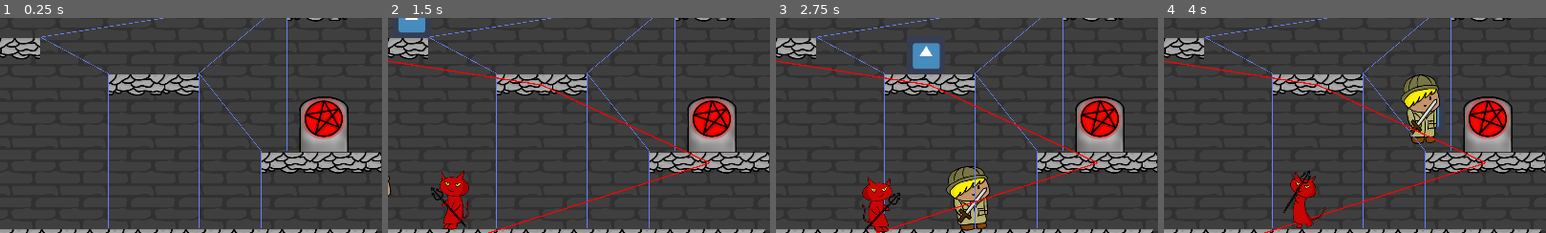
Above: before the commit, frames 1-4 (left to right).
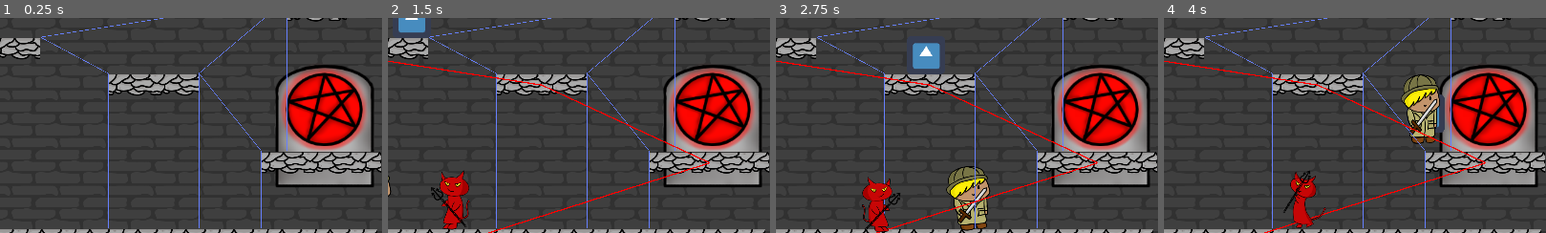
Above: after the commit, the same moments.

Repository: CiaranWoodward/LD48
Game: Godot game, scene res://Levels/TestLevel.tscn
The game is run twice, just before and just after one commit, with the same random seed, the same clock (stepped at 60 frames per second) and the same inputs. The engine's default icon, where the game draws it, is replaced by a stand-in: a white triangle on a blue panel in a dark square.
Inputs (mouse positions are % of the whole screen's width and height, from its top left):
- Up to frame 1 (0.25 s): no input
- Up to frame 2 (1.5 s): move the mouse to (72, 45) at 0.52 s; press the mouse at (72, 45) at 0.53 s; hold D (player_right) 0.53-1.28 s; tap W (player_jump) at 0.77 s; move the mouse to (30, 55) at 1.27 s; release the mouse at (30, 55) at 1.28 s; hold Left (player_left) from 1.28 s (still down); right-click (30, 55) at 1.35 s
- Up to frame 3 (2.75 s): tap W (player_jump) at 1.52 s; move the mouse to (60, 28) at 2.02 s; release Left (player_left) at 2.03 s; press the mouse at (60, 28) at 2.03 s; hold D (player_right) from 2.03 s (still down)
- Up to frame 4 (4 s): move the mouse to (45, 70) at 2.77 s; release the mouse at (45, 70) at 2.78 s; right-click (45, 70) at 2.85 s; tap W (player_jump) at 3.02, 3.77 s; move the mouse to (80, 65) at 3.52 s; release D (player_right) at 3.53 s; press the mouse at (80, 65) at 3.53 s; hold Left (player_left) from 3.53 s (still down)
The pictures show only the part of the screen within x 30-80%, y 27-77%; the shares and areas given below are measured in that part.

The runs differ from the first frame. In frame 1, 11% of the frame differs, in the area x 72-98%, y 21-79%; in frame 2, 11%; in frame 3, 11%; in frame 4, 11%.

Commit message:
started level design

Diff:
--- a/Demon/Demon.tscn
+++ b/Demon/Demon.tscn
@@ -745,6 +745,7 @@
 z_index = 1
 collision_layer = 2
 script = ExtResource( 19 )
+grapple_length = 600
 
 [node name="Flipper" type="Node2D" parent="."]
 
--- a/Graphics/Scenery/Shrine/Shrine.tscn
+++ b/Graphics/Scenery/Shrine/Shrine.tscn
@@ -48,7 +48,6 @@
 [node name="Shrine" type="Node2D"]
 
 [node name="Shrine" type="Sprite" parent="."]
-scale = Vector2( 0.5, 0.5 )
 
 [node name="Back" type="Sprite" parent="Shrine"]
 texture = ExtResource( 2 )
--- a/LevelElements/SimplePlatform.tscn
+++ b/LevelElements/SimplePlatform.tscn
@@ -4,7 +4,7 @@
 [ext_resource path="res://LevelElements/SimplePlatform.gd" type="Script" id=2]
 
 [sub_resource type="RectangleShape2D" id=1]
-extents = Vector2( 100, 18.5 )
+extents = Vector2( 400, 18.5 )
 
 [node name="SimplePlatform" type="Node2D"]
 script = ExtResource( 2 )
--- /dev/null
+++ b/LevelElements/Walls.gd
@@ -0,0 +1,15 @@
+tool
+extends StaticBody2D
+
+export var length = 200.0 setget set_length
+
+func _ready():
+	var xlen = $CollisionShape2D.shape.extents.x
+	$CollisionShape2D.shape = RectangleShape2D.new()
+	set_length(length)
+	$CollisionShape2D.shape.extents.x = xlen
+
+func set_length(newlen):
+	length = newlen
+	$Walls.region_rect.size.x = newlen/$Walls.scale.x
+	$CollisionShape2D.shape.extents.y = newlen / 2
--- /dev/null
+++ b/LevelElements/Walls.tscn
@@ -0,0 +1,22 @@
+[gd_scene load_steps=4 format=2]
+
+[ext_resource path="res://Graphics/Scenery/Platform0000.png" type="Texture" id=1]
+[ext_resource path="res://LevelElements/Walls.gd" type="Script" id=2]
+
+[sub_resource type="RectangleShape2D" id=1]
+extents = Vector2( 17.25, 240 )
+
+[node name="Walls" type="StaticBody2D"]
+script = ExtResource( 2 )
+
+[node name="Walls" type="Sprite" parent="."]
+position = Vector2( -20, 0 )
+rotation = 1.5708
+scale = Vector2( 0.5, 0.5 )
+texture = ExtResource( 1 )
+region_enabled = true
+region_rect = Rect2( 0, 1, 400, 80 )
+
+[node name="CollisionShape2D" type="CollisionShape2D" parent="."]
+position = Vector2( -18, 0 )
+shape = SubResource( 1 )
--- /dev/null
+++ b/Levels/HUD.tscn
@@ -0,0 +1,10 @@
+[gd_scene format=2]
+
+[node name="HUD" type="CanvasLayer"]
+
+[node name="Control" type="Control" parent="."]
+anchor_right = 1.0
+anchor_bottom = 1.0
+__meta__ = {
+"_edit_use_anchors_": false
+}
--- /dev/null
+++ b/Levels/Level1.tscn
@@ -0,0 +1,236 @@
+[gd_scene load_steps=6 format=2]
+
+[ext_resource path="res://LevelElements/Walls.tscn" type="PackedScene" id=1]
+[ext_resource path="res://LevelElements/SimplePlatform.tscn" type="PackedScene" id=2]
+[ext_resource path="res://Demon/Demon.tscn" type="PackedScene" id=3]
+[ext_resource path="res://Graphics/Scenery/BackWall0000.png" type="Texture" id=4]
+[ext_resource path="res://Graphics/Scenery/Shrine/Shrine.tscn" type="PackedScene" id=5]
+
+[node name="Level1" type="Node2D"]
+position = Vector2( 169.079, 20.6362 )
+
+[node name="Sprite" type="Sprite" parent="."]
+position = Vector2( 1078.92, 979.364 )
+scale = Vector2( 0.5, 0.5 )
+texture = ExtResource( 4 )
+region_enabled = true
+region_rect = Rect2( 0, 0, 5000, 4000 )
+
+[node name="Walls" parent="." instance=ExtResource( 1 )]
+position = Vector2( 1048, 0 )
+rotation = 1.5708
+length = 3000.0
+
+[node name="Walls7" parent="." instance=ExtResource( 1 )]
+position = Vector2( 2114.39, 452.198 )
+rotation = -3.14159
+length = 400.0
+
+[node name="Walls6" parent="." instance=ExtResource( 1 )]
+position = Vector2( 1945.22, 282.464 )
+rotation = 1.5708
+length = 400.0
+
+[node name="Walls4" parent="." instance=ExtResource( 1 )]
+position = Vector2( -27.1201, 464.73 )
+length = 400.0
+
+[node name="Walls3" parent="." instance=ExtResource( 1 )]
+position = Vector2( 146.075, 293.966 )
+rotation = 1.5708
+length = 400.0
+
+[node name="Walls2" parent="." instance=ExtResource( 1 )]
+position = Vector2( 352, 248.326 )
+length = 90.0
+
+[node name="Walls5" parent="." instance=ExtResource( 1 )]
+position = Vector2( 1744, 237.101 )
+rotation = 3.14159
+length = 90.0
+
+[node name="SimplePlatform" parent="." instance=ExtResource( 2 )]
+position = Vector2( -48, 208.326 )
+width = 800.0
+
+[node name="SimplePlatform8" parent="." instance=ExtResource( 2 )]
+position = Vector2( 342.476, 656.948 )
+width = 800.0
+
+[node name="SimplePlatform9" parent="." instance=ExtResource( 2 )]
+position = Vector2( 1700.91, 656.948 )
+width = 900.0
+
+[node name="Walls8" parent="." instance=ExtResource( 1 )]
+position = Vector2( 2207.82, 1007.13 )
+rotation = -3.14159
+length = 600.0
+
+[node name="Walls23" parent="." instance=ExtResource( 1 )]
+position = Vector2( 2167.94, 1615.1 )
+rotation = -3.14159
+length = 300.0
+
+[node name="Walls9" parent="." instance=ExtResource( 1 )]
+position = Vector2( 1756.86, 731.4 )
+rotation = 1.5708
+length = 950.0
+
+[node name="Walls10" parent="." instance=ExtResource( 1 )]
+position = Vector2( 269.752, 900.792 )
+length = 400.0
+
+[node name="Walls18" parent="." instance=ExtResource( 1 )]
+position = Vector2( 1617.27, 1391.87 )
+rotation = -3.14159
+length = 90.0
+
+[node name="Walls20" parent="." instance=ExtResource( 1 )]
+position = Vector2( 1494.89, 1378.1 )
+rotation = 1.5708
+length = 300.0
+
+[node name="Walls11" parent="." instance=ExtResource( 1 )]
+position = Vector2( 492.679, 728.755 )
+rotation = 1.5708
+length = 500.0
+
+[node name="Walls15" parent="." instance=ExtResource( 1 )]
+position = Vector2( 540.518, 1193.08 )
+rotation = 1.5708
+length = 1000.0
+
+[node name="Walls21" parent="." instance=ExtResource( 1 )]
+position = Vector2( 1767.8, 1439.42 )
+rotation = 1.5708
+length = 300.0
+
+[node name="Walls22" parent="." instance=ExtResource( 1 )]
+position = Vector2( 2044.62, 1495.16 )
+rotation = 1.5708
+length = 300.0
+
+[node name="Walls12" parent="." instance=ExtResource( 1 )]
+position = Vector2( 742.921, 683.364 )
+length = 90.0
+
+[node name="Walls14" parent="." instance=ExtResource( 1 )]
+position = Vector2( 1040.91, 1132.77 )
+length = 120.0
+
+[node name="Walls13" parent="." instance=ExtResource( 1 )]
+position = Vector2( 1250.61, 686.074 )
+rotation = 3.14159
+length = 90.0
+
+[node name="Walls17" parent="." instance=ExtResource( 1 )]
+position = Vector2( 1338.54, 1333.13 )
+rotation = 3.14159
+length = 90.0
+
+[node name="Walls19" parent="." instance=ExtResource( 1 )]
+position = Vector2( 1893.02, 1449.91 )
+rotation = 3.14159
+length = 90.0
+
+[node name="Walls24" parent="." instance=ExtResource( 1 )]
+position = Vector2( 1926.85, 1735.54 )
+length = 90.0
+
+[node name="Walls25" parent="." instance=ExtResource( 1 )]
+position = Vector2( 1660.18, 1666.09 )
+length = 90.0
+
+[node name="SimplePlatform13" parent="." instance=ExtResource( 2 )]
+position = Vector2( 849.67, 1638.1 )
+width = 1620.0
+
+[node name="SimplePlatform10" parent="." instance=ExtResource( 2 )]
+position = Vector2( 640.8, 1090.59 )
+width = 800.0
+
+[node name="Walls16" parent="." instance=ExtResource( 1 )]
+position = Vector2( 68.2998, 1404.99 )
+length = 480.0
+
+[node name="SimplePlatform11" parent="." instance=ExtResource( 2 )]
+position = Vector2( 1788.91, 1301.41 )
+width = 900.0
+
+[node name="SimplePlatform2" parent="." instance=ExtResource( 2 )]
+position = Vector2( 990.921, 347.364 )
+width = 500.0
+
+[node name="SimplePlatform5" parent="." instance=ExtResource( 2 )]
+position = Vector2( 694.921, 203.364 )
+width = 200.0
+
+[node name="SimplePlatform6" parent="." instance=ExtResource( 2 )]
+position = Vector2( 1278.92, 195.364 )
+width = 200.0
+
+[node name="SimplePlatform14" parent="." instance=ExtResource( 2 )]
+position = Vector2( 399.074, 1513.66 )
+width = 200.0
+
+[node name="SimplePlatform15" parent="." instance=ExtResource( 2 )]
+position = Vector2( 721.21, 1380.31 )
+width = 200.0
+
+[node name="SimplePlatform16" parent="." instance=ExtResource( 2 )]
+position = Vector2( 1966.92, 1155.36 )
+width = 200.0
+
+[node name="SimplePlatform17" parent="." instance=ExtResource( 2 )]
+position = Vector2( 1558.92, 1019.36 )
+width = 300.0
+
+[node name="SimplePlatform18" parent="." instance=ExtResource( 2 )]
+position = Vector2( 1182.92, 931.364 )
+width = 200.0
+
+[node name="SimplePlatform23" parent="." instance=ExtResource( 2 )]
+position = Vector2( 1086.92, 1491.36 )
+width = 300.0
+
+[node name="SimplePlatform22" parent="." instance=ExtResource( 2 )]
+position = Vector2( 1966.92, 891.364 )
+width = 200.0
+
+[node name="SimplePlatform19" parent="." instance=ExtResource( 2 )]
+position = Vector2( 574.921, 907.364 )
+width = 300.0
+
+[node name="SimplePlatform20" parent="." instance=ExtResource( 2 )]
+position = Vector2( 982.921, 739.364 )
+width = 200.0
+
+[node name="SimplePlatform7" parent="." instance=ExtResource( 2 )]
+position = Vector2( 702.921, 499.364 )
+width = 200.0
+
+[node name="SimplePlatform21" parent="." instance=ExtResource( 2 )]
+position = Vector2( 1286.92, 499.364 )
+width = 200.0
+
+[node name="SimplePlatform4" parent="." instance=ExtResource( 2 )]
+position = Vector2( 2054.03, 1774.23 )
+width = 300.0
+
+[node name="SimplePlatform12" parent="." instance=ExtResource( 2 )]
+position = Vector2( 1777.04, 1706.18 )
+width = 300.0
+
+[node name="SimplePlatform3" parent="." instance=ExtResource( 2 )]
+position = Vector2( 2144, 208.326 )
+width = 800.0
+
+[node name="Demon" parent="." instance=ExtResource( 3 )]
+position = Vector2( 2061.35, 1622.65 )
+
+[node name="Camera2D" type="Camera2D" parent="Demon"]
+current = true
+process_mode = 0
+
+[node name="Shrine" parent="." instance=ExtResource( 5 )]
+position = Vector2( 2056.86, 1655.36 )
--- /dev/null
+++ b/Levels/Level2.tscn
@@ -0,0 +1,48 @@
+[gd_scene load_steps=5 format=2]
+
+[ext_resource path="res://LevelElements/Walls.tscn" type="PackedScene" id=1]
+[ext_resource path="res://Demon/Demon.tscn" type="PackedScene" id=2]
+[ext_resource path="res://LevelElements/SimplePlatform.tscn" type="PackedScene" id=3]
+[ext_resource path="res://Graphics/Scenery/BackWall0000.png" type="Texture" id=4]
+
+[node name="Level2" type="Node2D"]
+
+[node name="BackWall" type="Sprite" parent="."]
+position = Vector2( 642.968, 749.516 )
+scale = Vector2( 0.5, 0.5 )
+texture = ExtResource( 4 )
+region_enabled = true
+region_rect = Rect2( 0, 0, 2700, 3000 )
+
+[node name="Walls" parent="." instance=ExtResource( 1 )]
+position = Vector2( 750.455, 42.3272 )
+rotation = 1.5708
+length = 1600.0
+
+[node name="Walls2" parent="." instance=ExtResource( 1 )]
+position = Vector2( 451.811, 240.772 )
+length = 100.0
+
+[node name="Walls4" parent="." instance=ExtResource( 1 )]
+position = Vector2( 178.479, 556.174 )
+length = 600.0
+
+[node name="Walls3" parent="." instance=ExtResource( 1 )]
+position = Vector2( 301.33, 290.839 )
+rotation = 1.5708
+length = 300.0
+
+[node name="SimplePlatform" parent="." instance=ExtResource( 3 )]
+position = Vector2( 201.506, 208.967 )
+width = 500.0
+
+[node name="SimplePlatform2" parent="." instance=ExtResource( 3 )]
+position = Vector2( 1300.9, 208.967 )
+width = 500.0
+
+[node name="SimplePlatform3" parent="." instance=ExtResource( 3 )]
+position = Vector2( 1013.11, 428.442 )
+width = 500.0
+
+[node name="Demon" parent="." instance=ExtResource( 2 )]
+position = Vector2( 54.93, 141.131 )
